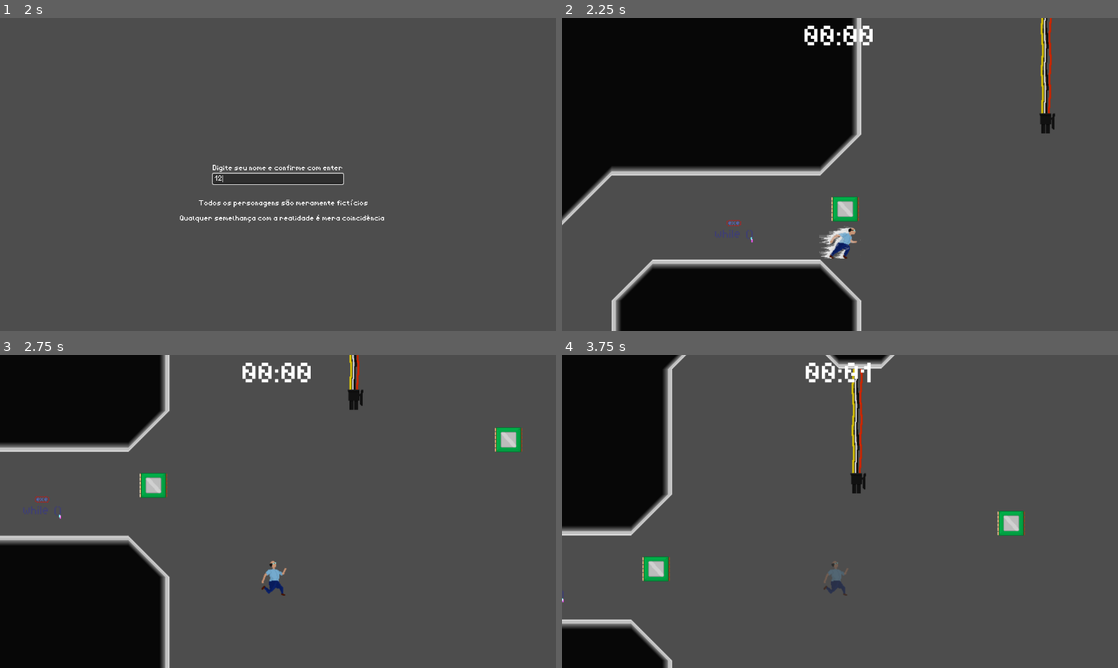
Above: before the commit, frames 1-4 (two rows, left to right).
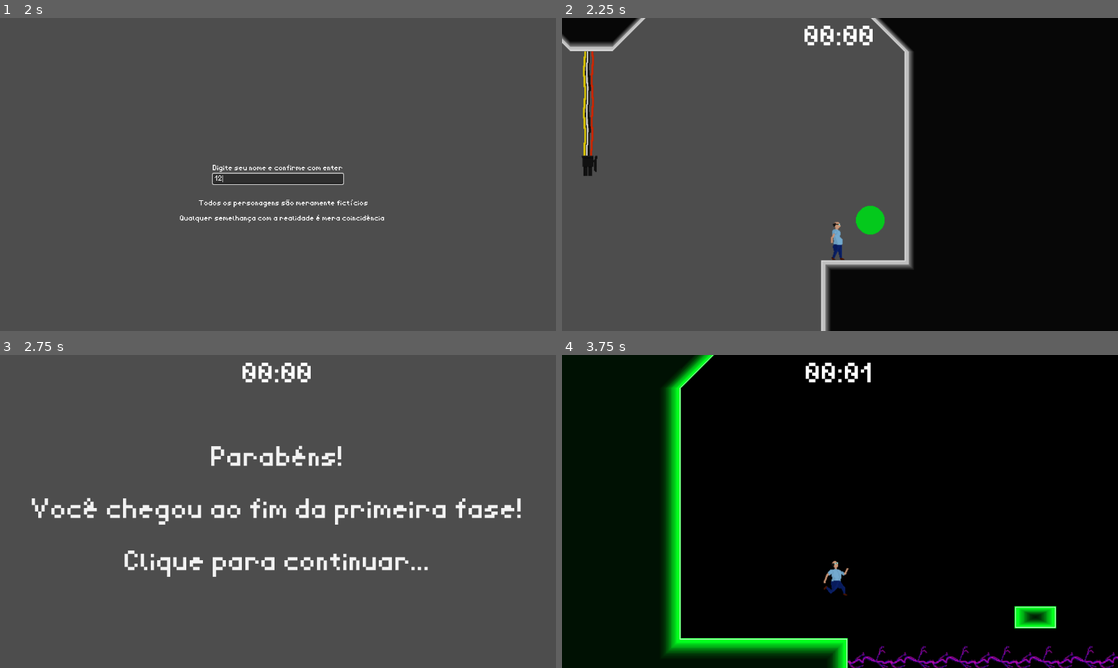
Above: after the commit, the same moments.

Repository: LHC-Games/game-code
Game: Godot game, scene res://Main.tscn
Same seed, same stepped clock (60 frames per second), same inputs: the game is played once before the commit and once after it. Sound files missing from this copy of the repository are replaced by a short silence.
Inputs (mouse positions are in pixels of both pictures, inside the frame that each line leads up to):
- Up to frame 1 (2 s): click "Jogar" at 0.5 s; click (278, 177) at 1.27 s; type "12" at 1.35 s
- Up to frame 2 (2.25 s): tap Enter at 2 s; move the mouse to (962, 158) at 2.02 s; press the mouse at (962, 158) at 2.03 s; hold D (right) from 2.03 s (still down); tap Shift (dash) at 2.1 s
- Up to frame 3 (2.75 s): keep holding D (right); tap Space (up) at 2.27, 2.57 s
- Up to frame 4 (3.75 s): move the mouse to (728, 527) at 2.77 s; release the mouse at (728, 527) at 2.78 s; click (728, 527) at 2.85 s; tap Space (up) at 3.02, 3.05, 3.32 s; move the mouse to (895, 442) at 3.52 s; release D (right) at 3.53 s; hold A (left) from 3.53 s (still down); hold Space (up) from 3.53 s (still down)

Frame 1 is identical in both runs. In frame 2, 76% of the frame differs, in the area x 0-100%, y 0-100%; in frame 3, 26%; in frame 4, 88%.

Commit message:
teste de fase final verde e remoção do sprite branco da segunda fase

Diff:
--- a/scenes/levels/Hardware.tscn
+++ b/scenes/levels/Hardware.tscn
@@ -360,7 +360,7 @@
 direction = 1
 
 [node name="Player2" parent="." instance=ExtResource("5_yao8h")]
-position = Vector2(2376, -26)
+position = Vector2(3917, 1044)
 
 [node name="Background music" type="AudioStreamPlayer" parent="."]
 stream = ExtResource("17_crxwn")
--- a/scripts/player/die.gd
+++ b/scripts/player/die.gd
@@ -32,7 +32,7 @@
 		#player.collision_shape.disabled = true
 		player.grapple.die_retract()
 		is_die = true
-		player.modulate = Color(10000, 10000, 10000, 0.5)
+		player.modulate = Color(1, 1, 1, 0.5)
 		player.velocity.x = sign(player.velocity.x) * 15
 		player.velocity.y = 0.0
 		player.gravity.force = -100
@@ -51,7 +51,7 @@
 		#player.collision_shape.disabled = false
 
 		is_die = false
-		player.modulate = Color(10000, 10000, 10000, 1)
+		player.modulate = Color(1, 1, 1, 1)
 	else:
 		$DeathSound.play()
 		#player.collision_shape.disabled = true
--- a/scripts/player/player.gd
+++ b/scripts/player/player.gd
@@ -27,8 +27,6 @@
 func _ready() -> void:
 	set_floor_max_angle(0.7)
 	Autoload.checkpoint = global_position
-	if white:
-		self.modulate = Color(10000, 10000, 10000, 1)
 	Autoload.player = self
 
 
Binary file changed: assets/SingleSoftwarePlatform.png
Binary file changed: assets/SoftwareTile2.png
Binary file changed: assets/dante matrix.png
Not shown, changed: assets/dante matrix.png.import
Binary file changed: assets/softwarePlatform.png
